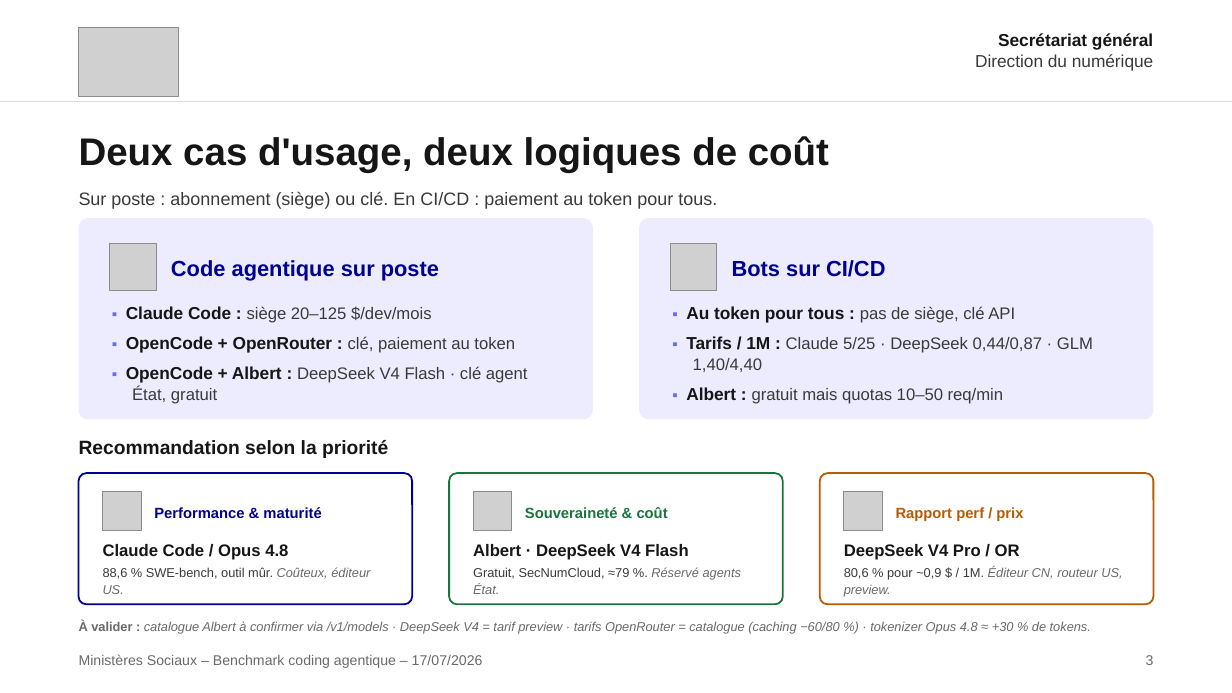
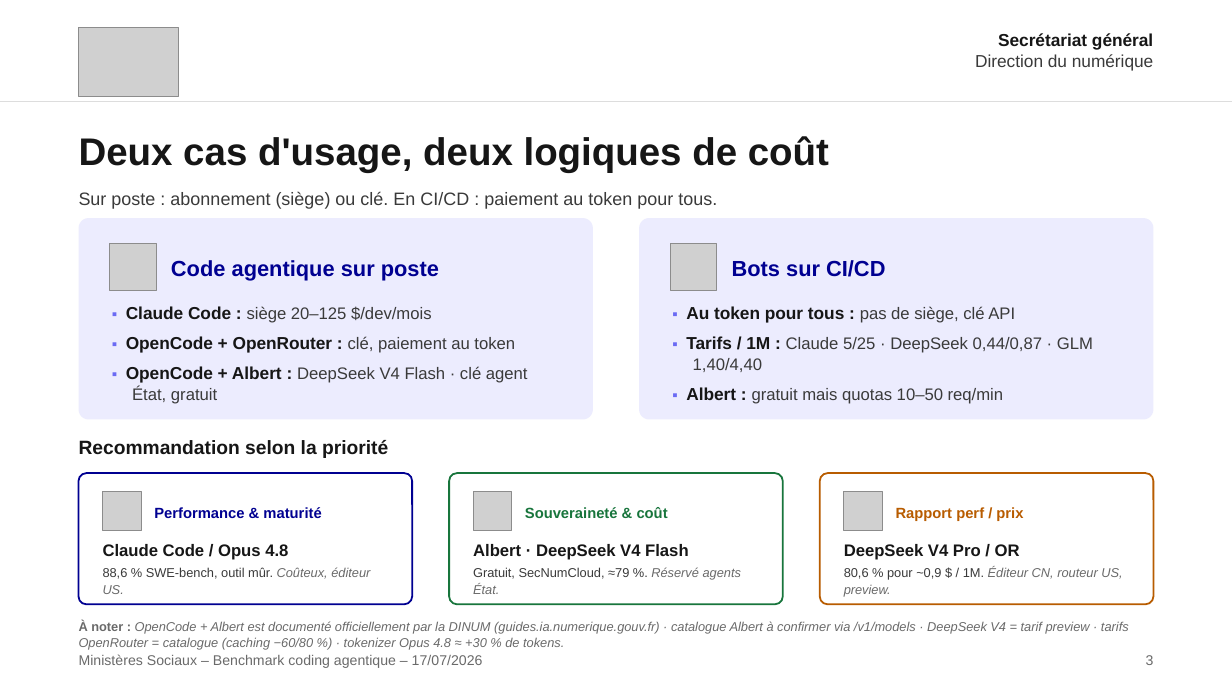
Before and after one commit to SocialGouv/transfo-ia, a slide deck: slide 3 of Livrables/benchHarness/Bench_Coding-Agentique.pptx. Drawn at 1232x693 pixels with LibreOffice and Linux fonts; fonts in the diff are those of the drawing; grey boxes stand for pictures. Boxes give left, top, right and bottom in pixels: in the first picture for what was removed or moved away, otherwise in the second. Text is boxed around its words. In the diff, an @@ line names an element or a change of style, - is before the commit and + after.

```diff
--- a/Livrables/benchHarness/Bench_Coding-Agentique.pptx
+++ b/Livrables/benchHarness/Bench_Coding-Agentique.pptx
@@ text at box(79, 621, 1129, 650): text changed @@
-À valider : catalogue Albert à confirmer via /v1/models · DeepSeek V4 = tarif preview · tarifs OpenRouter = catalogue (caching −60/80 %) · tokenizer Opus 4.8 ≈ +30 % de tokens.
+À noter : OpenCode + Albert est documenté officiellement par la DINUM (guides.ia.numerique.gouv.fr) · catalogue Albert à confirmer via /v1/models · DeepSeek V4 = tarif preview · tarifs OpenRouter = catalogue (caching −60/80 %) · tokenizer Opus 4.8 ≈ +30 % de tokens.
```
Also in this commit, not shown: 1 other slide changed, 6 other files.
